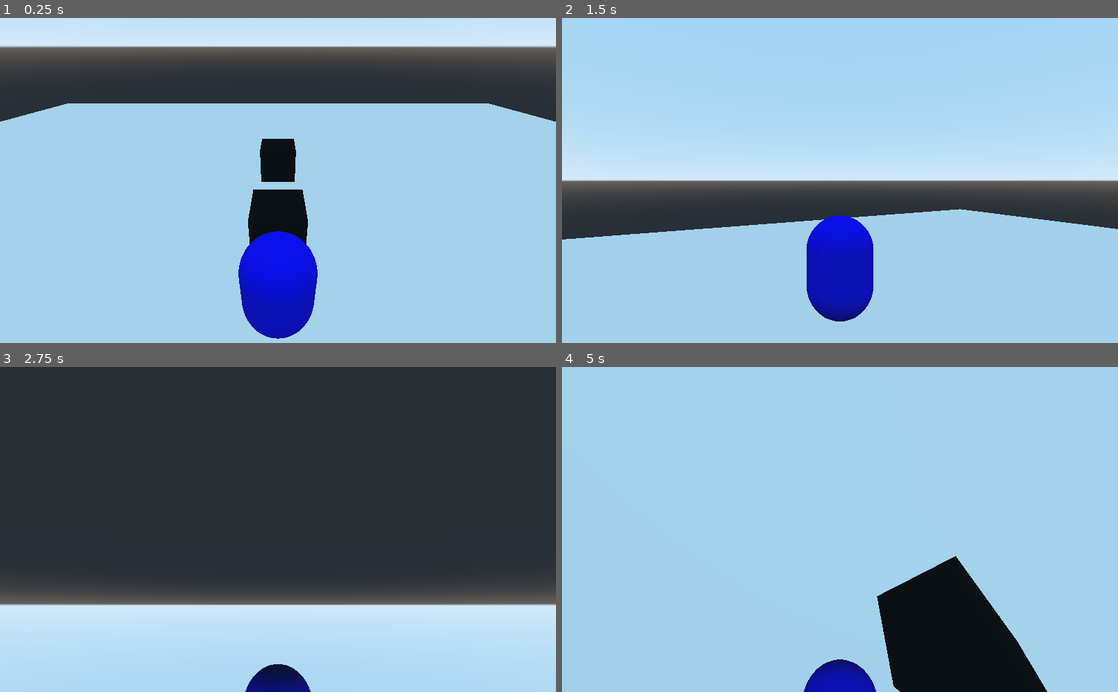
Above: before the commit, frames 1-4 (two rows, left to right).
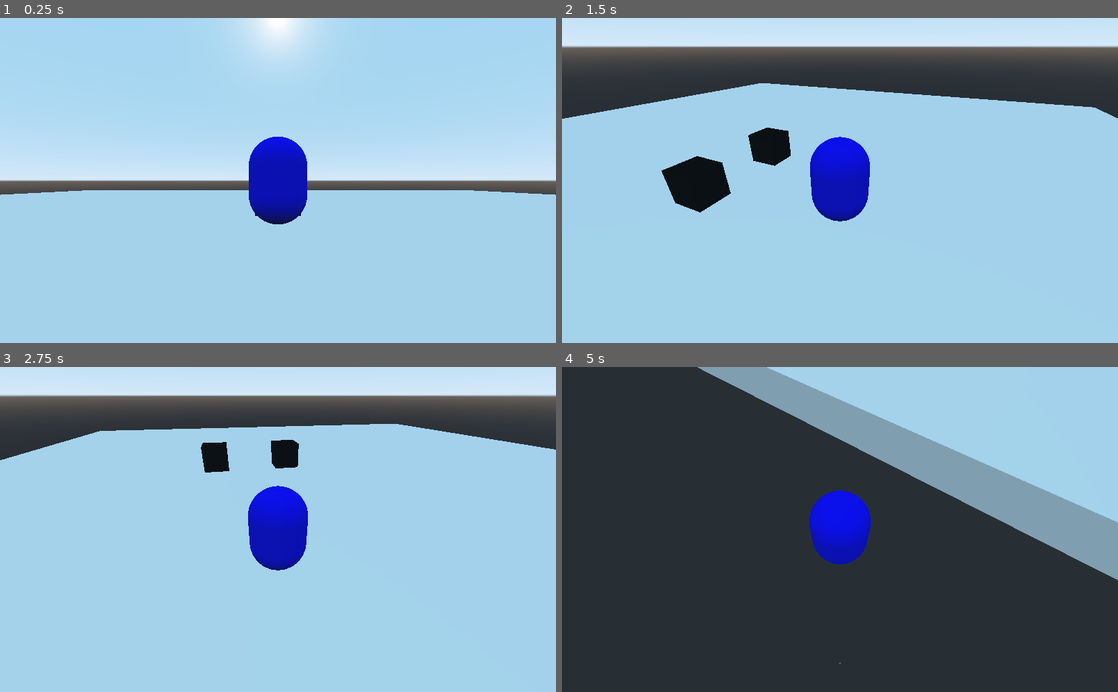
Above: after the commit, the same moments.

Repository: copsfuraxx/FallGuysLike
Game: Godot game, scene res://Scenes/Main.tscn
Two runs of this game, one before a commit and one after it. Both use one fixed random seed, a clock stepped at 60 frames per second and the inputs below.
Inputs (mouse positions are in pixels of both pictures, inside the frame that each line leads up to):
- Up to frame 1 (0.25 s): no input
- Up to frame 2 (1.5 s): tap Enter at 0.5 s; move the mouse to (962, 164) at 0.52 s; hold D (right) 0.53-1.28 s; tap Space (jump) at 0.6, 0.77, 1.07, 1.35 s; move the mouse to (728, 196) at 1.27 s; hold S (down) from 1.28 s (still down)
- Up to frame 3 (2.75 s): tap Space (jump) at 1.52, 1.82, 2.1 s; move the mouse to (333, 458) at 2.02 s; release S (down) at 2.03 s; hold D (right) from 2.03 s (still down)
- Up to frame 4 (5 s): move the mouse to (812, 594) at 2.77 s; release D (right) at 2.78 s; hold Z (up) 2.78-3.53 s; tap Space (jump) at 2.85, 3.02, 3.32, 3.6, 3.77, 4.07, 4.35, 4.52, 4.82 s; move the mouse to (1006, 578) at 3.52 s; hold Q (left) from 3.53 s (still down); move the mouse to (673, 480) at 4.27 s

The runs differ from the first frame. In frame 1, 44% of the frame differs, in the area x 0-100%, y 0-99%; in frame 2, 52%; in frame 3, 78%; in frame 4, 85%, in the area x 0-100%, y 0-100%.

Commit message:
Camera

Diff:
--- a/Scenes/Main.tscn
+++ b/Scenes/Main.tscn
@@ -1,20 +1,18 @@
-[gd_scene load_steps=4 format=2]
+[gd_scene load_steps=5 format=2]
 
 [ext_resource path="res://Scenes/Sol.tscn" type="PackedScene" id=1]
 [ext_resource path="res://Scenes/Player.tscn" type="PackedScene" id=2]
 [ext_resource path="res://Scenes/Obstacle.tscn" type="PackedScene" id=3]
+[ext_resource path="res://Scripts/Main.gd" type="Script" id=4]
 
 [node name="Main" type="Node"]
+script = ExtResource( 4 )
 
 [node name="DirectionalLight" type="DirectionalLight" parent="."]
 transform = Transform( 1, 0, 0, 0, -4.37114e-08, 1, 0, -1, -4.37114e-08, 0, 0, 0 )
 visible = false
 
 [node name="Player" parent="." instance=ExtResource( 2 )]
-speed = 14
-jump_impulse = 20
-bounce_impulse = 16
-fall_acceleration = 75
 
 [node name="Terrain" type="Spatial" parent="."]
 
--- a/Scenes/Player.tscn
+++ b/Scenes/Player.tscn
@@ -24,6 +24,7 @@
 shape = SubResource( 3 )
 
 [node name="RotationX" type="Spatial" parent="."]
+transform = Transform( 1, 0, 0, 0, 1, 0, 0, 0, 1, 0, 1.5, 0 )
 
 [node name="Camera" type="Camera" parent="RotationX"]
-transform = Transform( 1, 0, 0, 0, 0.866025, 0.5, 0, -0.5, 0.866025, 0, 7, 4 )
+transform = Transform( 1, 0, 0, 0, 1, 0, 0, 0, 1, 0, 0, 8 )
--- /dev/null
+++ b/Scripts/Main.gd
@@ -0,0 +1,4 @@
+extends Node
+
+func _ready():
+	Input.set_mouse_mode(Input.MOUSE_MODE_CAPTURED)
--- a/Scripts/Player.gd
+++ b/Scripts/Player.gd
@@ -15,22 +15,25 @@
 var cameraRX = .0
 
 func _physics_process(delta):
-	rotation_degrees.y += cameraRY
-	$RotationX.	rotation_degrees.x += cameraRX
+	rotation_degrees.y -= cameraRY
+	if($RotationX.rotation_degrees.x + cameraRX > -90 && $RotationX.rotation_degrees.x + cameraRX < 0):
+		$RotationX.rotation_degrees.x += cameraRX
 	cameraRY = .0
 	cameraRX = .0
 
 	var direction = Vector3.ZERO
 	if Input.is_action_pressed("right"):
-		var v = Vector3.RIGHT
-		rotate(v, $RotationX/Camera.rotation.y)# * PI/180)
-		direction += v
+		direction.x += 1 * cos(rotation.y)
+		direction.z -= 1 * sin(rotation.y)
 	if Input.is_action_pressed("left"):
-		direction.x -= 1
+		direction.x += -1 * cos(rotation.y)
+		direction.z -= -1 * sin(rotation.y)
 	if Input.is_action_pressed("down"):
-		direction.z += 1
+		direction.x += 1 * sin(rotation.y)
+		direction.z += 1 * cos(rotation.y)
 	if Input.is_action_pressed("up"):
-		direction.z -= 1
+		direction.x += -1 * sin(rotation.y)
+		direction.z += -1 * cos(rotation.y)
 
 	if direction != Vector3.ZERO:
 		# In the lines below, we turn the character when moving and make the animation play faster.
